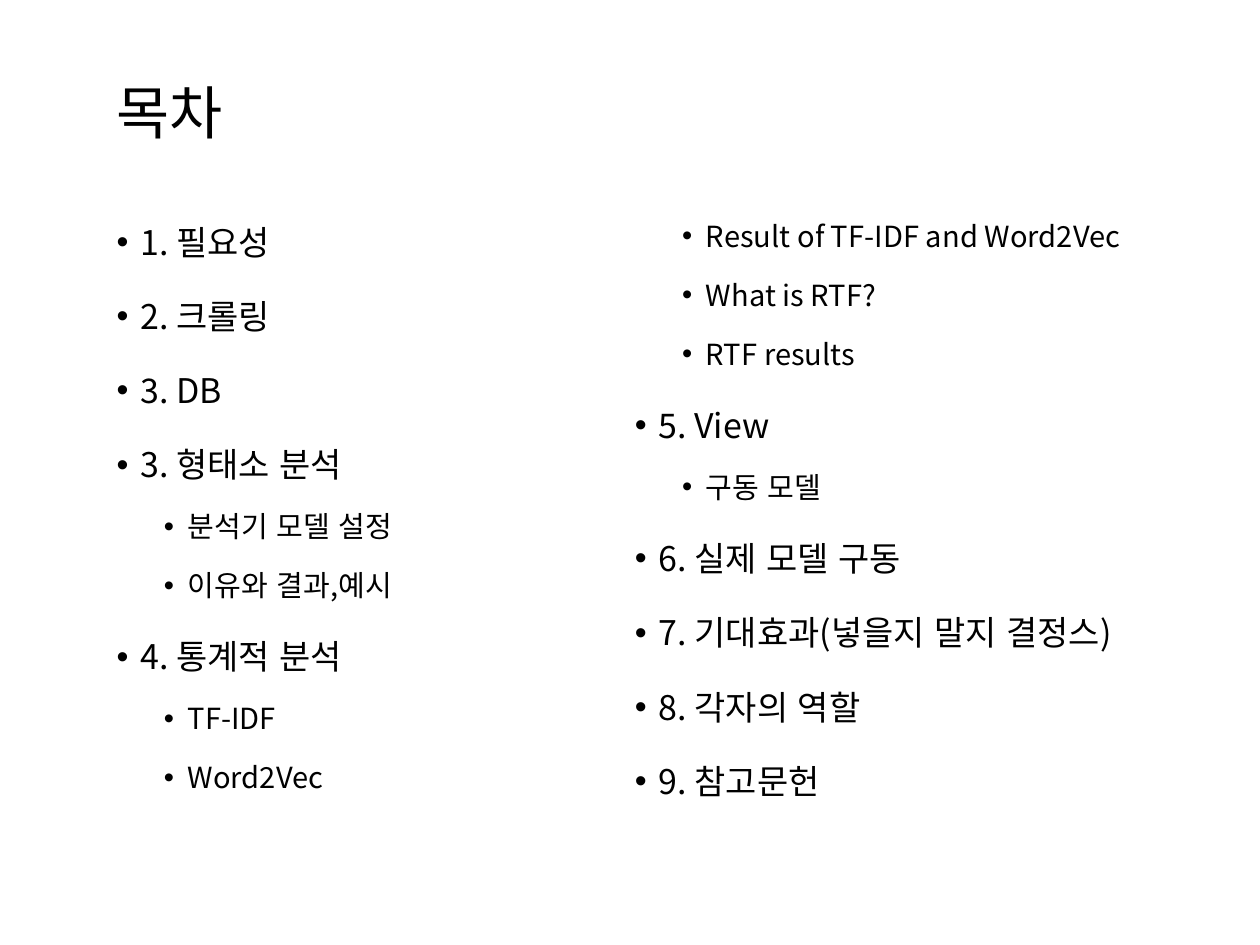
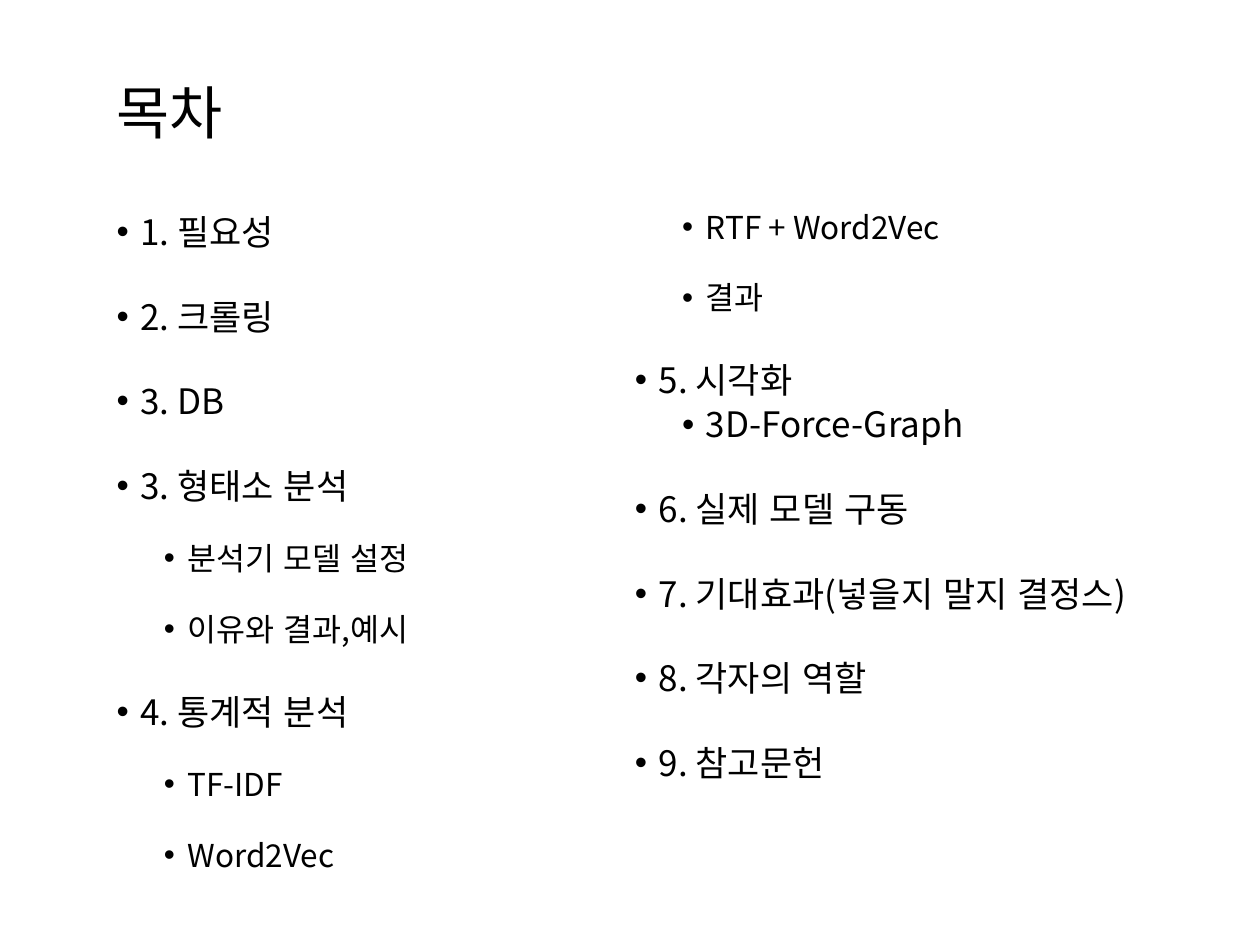
Before and after one commit to HaYongdae/issuewhatshow, a slide deck: slide 2 of doc/최종 PPT.pptx. Drawn at 1260x945 pixels with LibreOffice and Linux fonts; fonts in the diff are those of the drawing. Boxes give left, top, right and bottom in pixels: in the first picture for what was removed or moved away, otherwise in the second. Text is boxed around its words. In the diff, an @@ line names an element or a change of style, - is before the commit and + after.

Commit message:
시각화까지

```diff
--- a/doc/최종 PPT.pptx
+++ b/doc/최종 PPT.pptx
@@ text "1. 필요성": place and size @@
-text "1. 필요성" at bbox=[140, 223, 1121, 797]
+text "1. 필요성" at bbox=[140, 214, 1126, 868]
@@ text at bbox=[140, 216, 1126, 868]: size 19.4 to 20 pt in "1. 필요성", "2. 크롤링", "3. DB", "3. 형태소 분석" and 5 more places; size 16.6 to 18 pt in "분석기 모델 설정", "이유와 결과,예시", "TF-IDF", "Word2Vec"; line spacing 1.5 to 1.7 @@
@@ text at bbox=[659, 214, 964, 445]: text changed; size 16.6 to 20 pt @@
-  • Result of TF-IDF and Word2Vec
-  • What is RTF?
-  • RTF results
-• 5. View
-  • 구동 모델
+  • RTF + Word2Vec
+  • 결과
+• 5. 시각화
+  • 3D-Force-Graph
```
Also in this commit, not shown: 7 other slides changed, 10 slides added, 4 slides removed.
